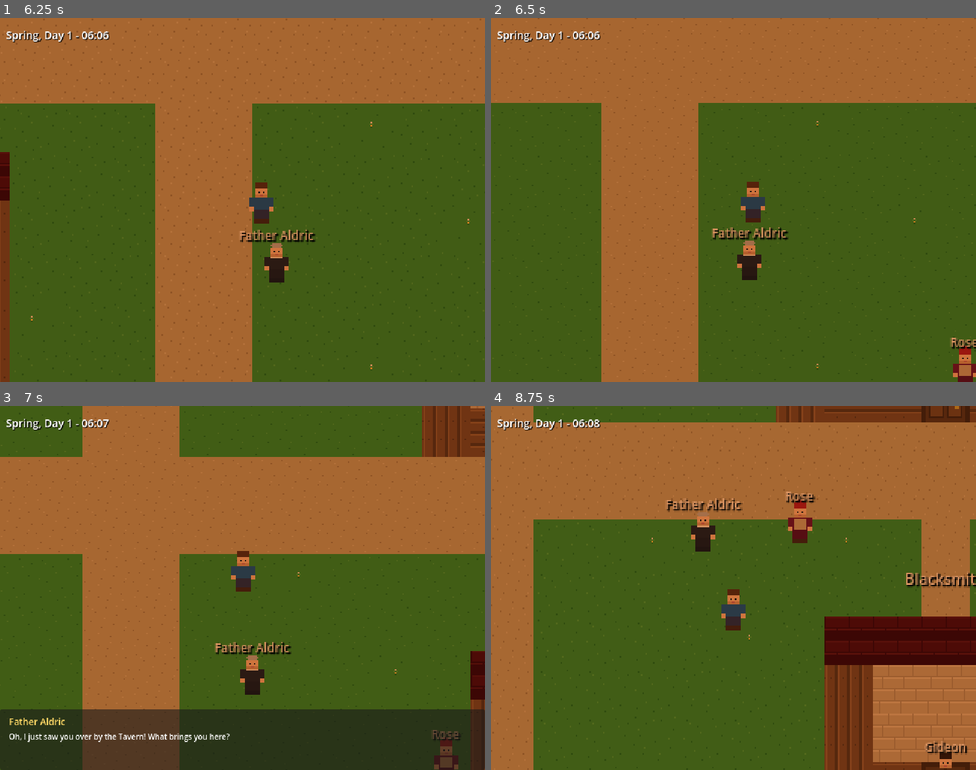
Above: before the commit, frames 1-4 (two rows, left to right).
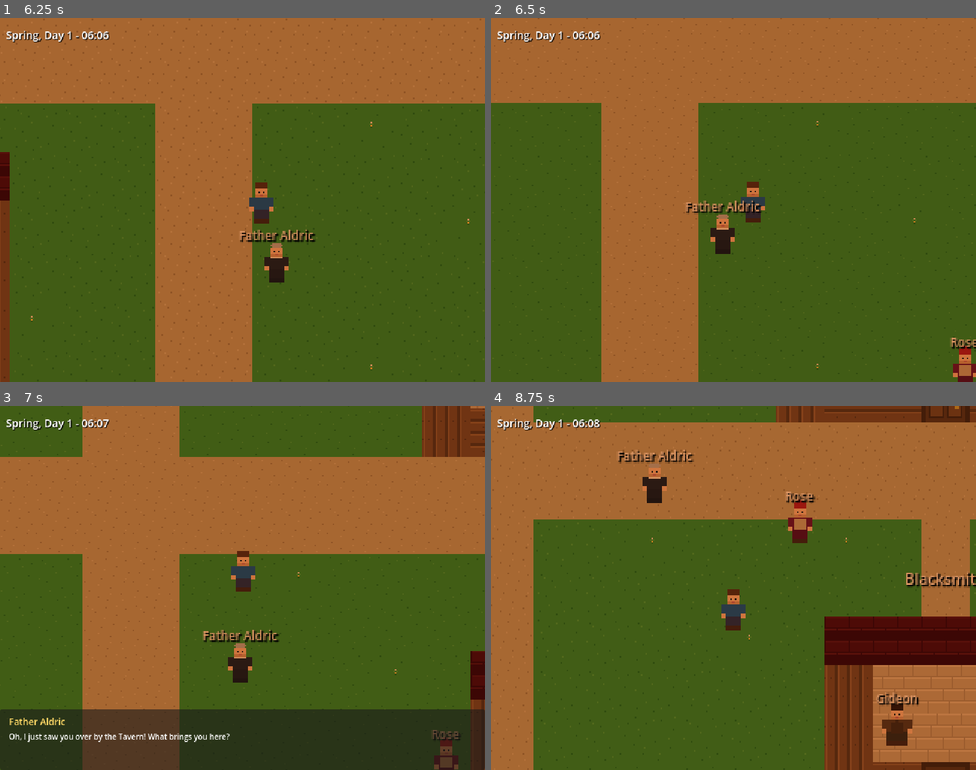
Above: after the commit, the same moments.

Repository: OmuNaman/detailed_game
Game: Godot game, scene res://scenes/world/town.tscn
Two runs of this game, one before a commit and one after it. Both use one fixed random seed, a clock stepped at 60 frames per second and the inputs below.
Inputs:
- Up to frame 1 (6.25 s): tap Enter at 0.5 s; hold D (move_right) 0.53-1.28 s; hold E (interact) 0.53-1.28 s; hold S (move_down) 1.28-2.03 s; tap E (interact) every 1.5 s from 1.35 to 5.85 s; hold D (move_right) 2.03-2.78 s; hold E (interact) 2.03-2.78 s; hold W (move_up) 2.78-3.53 s; hold E (interact) 3.53-4.28 s; hold A (move_left) 3.53-5.03 s; hold S (move_down) 5.03-5.78 s; hold E (interact) 5.03-5.78 s; hold D (move_right) from 5.78 s (still down)
- Up to frame 2 (6.5 s): keep holding D (move_right)
- Up to frame 3 (7 s): release D (move_right) at 6.53 s; hold W (move_up) from 6.53 s (still down); hold E (interact) from 6.53 s (still down)
- Up to frame 4 (8.75 s): release W (move_up) at 7.28 s; release E (interact) at 7.28 s; hold D (move_right) 7.28-8.03 s; tap E (interact) at 7.35 s; hold S (move_down) from 8.03 s (still down); hold E (interact) from 8.03 s (still down)

Frame 1 is identical in both runs. In frame 2, 1.3% of the frame differs, in the area x 40-62%, y 50-72%; in frame 3, 1.2%; in frame 4, 2.3%, in the area x 26-99%, y 12-100%.

Commit message:
fix: anti-stacking tile reservations, remove doorway standing, NPCs face each other
Polish pass 1: tile reservation system prevents NPCs from stacking on same tile,
door tiles removed from valid interior positions, NPCs face toward conversation
partners and the player during interactions.

Co-Authored-By: Claude Opus 4.6 <noreply@anthropic.com>

Diff:
--- a/scripts/npc/npc_controller.gd
+++ b/scripts/npc/npc_controller.gd
@@ -41,6 +41,7 @@
 var _path_index: int = 0
 var _is_moving: bool = false
 var _astar: AStarGrid2D = null
+var _town_map: Node2D = null
 
 @onready var sprite: Sprite2D = $Sprite2D
 @onready var name_label: Label = $NameLabel
@@ -78,6 +79,7 @@
 	var town_map: Node2D = get_parent().get_node_or_null("TownMap")
 	if town_map and town_map.has_method("get_astar"):
 		_astar = town_map.get_astar()
+		_town_map = town_map
 		print("[%s] Got AStarGrid2D reference" % npc_name)
 	else:
 		push_error("[%s] Could not find TownMap or get_astar()!" % npc_name)
@@ -129,6 +131,14 @@
 	velocity = Vector2.ZERO
 
 
+func _face_toward(target_pos: Vector2) -> void:
+	## Flip sprite to face toward the target position.
+	if target_pos.x < global_position.x:
+		sprite.flip_h = true
+	elif target_pos.x > global_position.x:
+		sprite.flip_h = false
+
+
 func _on_hour_changed(hour: int) -> void:
 	# Instant hunger restoration at meal times if at home
 	if _current_destination == home_building and hour in [7, 12, 19]:
@@ -183,6 +193,10 @@
 func get_dialogue_response_async(callback: Callable) -> void:
 	## Async dialogue: tries Gemini first, falls back to template.
 	## Callback receives (response: String).
+	var player: Node = get_tree().get_first_node_in_group("player")
+	if player:
+		_face_toward(player.global_position)
+
 	if not GeminiClient.has_api_key():
 		callback.call(_get_template_response())
 		return
@@ -286,13 +300,21 @@
 	if dest == _current_destination:
 		return
 
+	# Release old tile reservation before moving to new destination
+	if _town_map and _town_map.has_method("release_tile"):
+		var old_grid := Vector2i(int(global_position.x) / TILE_SIZE, int(global_position.y) / TILE_SIZE)
+		_town_map.release_tile(old_grid, npc_name)
+
 	_current_destination = dest
 
-	# Pick a random interior tile if available, otherwise use door position
+	# Pick an unreserved interior tile if available, otherwise use door position
 	var target_pos: Vector2 = Vector2.ZERO
 	if _building_interiors.has(dest) and _building_interiors[dest].size() > 0:
-		var tiles: Array = _building_interiors[dest]
-		target_pos = tiles[randi() % tiles.size()]
+		if _town_map and _town_map.has_method("get_unreserved_interior_tile"):
+			target_pos = _town_map.get_unreserved_interior_tile(dest, npc_name)
+		else:
+			var tiles: Array = _building_interiors[dest]
+			target_pos = tiles[randi() % tiles.size()]
 	else:
 		target_pos = _building_positions.get(dest, Vector2.ZERO)
 
@@ -416,6 +438,10 @@
 
 		_last_conversation_time[other_name] = GameClock.total_minutes
 		other_npc._last_conversation_time[npc_name] = GameClock.total_minutes
+
+		# Face each other during conversation
+		_face_toward(other_npc.global_position)
+		other_npc._face_toward(global_position)
 
 		# Create conversation memories for BOTH NPCs
 		var topic: String = _pick_conversation_topic(other_npc)
--- a/scripts/world/town_generator.gd
+++ b/scripts/world/town_generator.gd
@@ -416,16 +416,43 @@
 						x * TILE_SIZE + TILE_SIZE / 2.0,
 						y * TILE_SIZE + TILE_SIZE / 2.0
 					))
-		# Also include the door tile as a valid spot
-		var door_x: int = gx + w / 2
-		var door_y: int = gy + h - 1
-		tiles.append(Vector2(
-			door_x * TILE_SIZE + TILE_SIZE / 2.0,
-			door_y * TILE_SIZE + TILE_SIZE / 2.0
-		))
 		interiors[bld["name"]] = tiles
 	return interiors
 
 
+# --- Tile Reservation System (anti-stacking) ---
+
+var _reserved_tiles: Dictionary = {}  # {Vector2i: npc_name}
+
+
+func reserve_tile(grid_pos: Vector2i, npc_name: String) -> bool:
+	## Try to reserve a tile for an NPC. Returns false if already claimed by another.
+	if _reserved_tiles.has(grid_pos) and _reserved_tiles[grid_pos] != npc_name:
+		return false
+	_reserved_tiles[grid_pos] = npc_name
+	return true
+
+
+func release_tile(grid_pos: Vector2i, npc_name: String) -> void:
+	## Release a tile reservation when NPC leaves.
+	if _reserved_tiles.has(grid_pos) and _reserved_tiles[grid_pos] == npc_name:
+		_reserved_tiles.erase(grid_pos)
+
+
+func get_unreserved_interior_tile(building_name: String, npc_name: String) -> Vector2:
+	## Returns a random unreserved interior tile. Falls back to first tile if all taken.
+	var interiors: Dictionary = get_building_interior_positions()
+	if not interiors.has(building_name):
+		return Vector2.ZERO
+	var tiles: Array = interiors[building_name]
+	var shuffled: Array = tiles.duplicate()
+	shuffled.shuffle()
+	for tile_pos: Vector2 in shuffled:
+		var grid: Vector2i = Vector2i(int(tile_pos.x) / TILE_SIZE, int(tile_pos.y) / TILE_SIZE)
+		if reserve_tile(grid, npc_name):
+			return tile_pos
+	return tiles[0]
+
+
 func get_player_spawn_position() -> Vector2:
 	return Vector2(25 * TILE_SIZE + TILE_SIZE / 2.0, 13 * TILE_SIZE + TILE_SIZE / 2.0)
Not shown, added: docs/devlog_015_town_polish_pass_1.md
